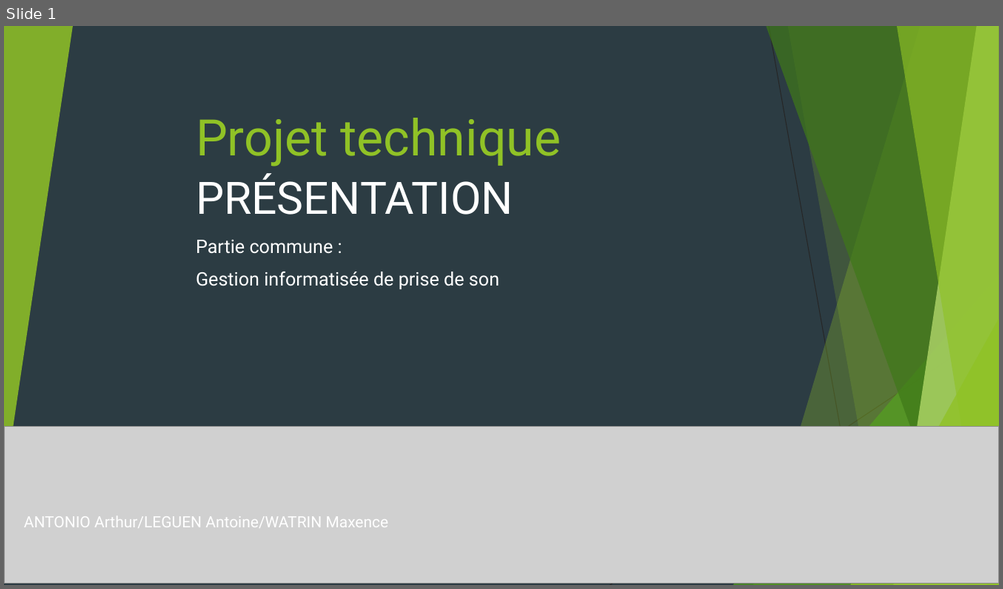
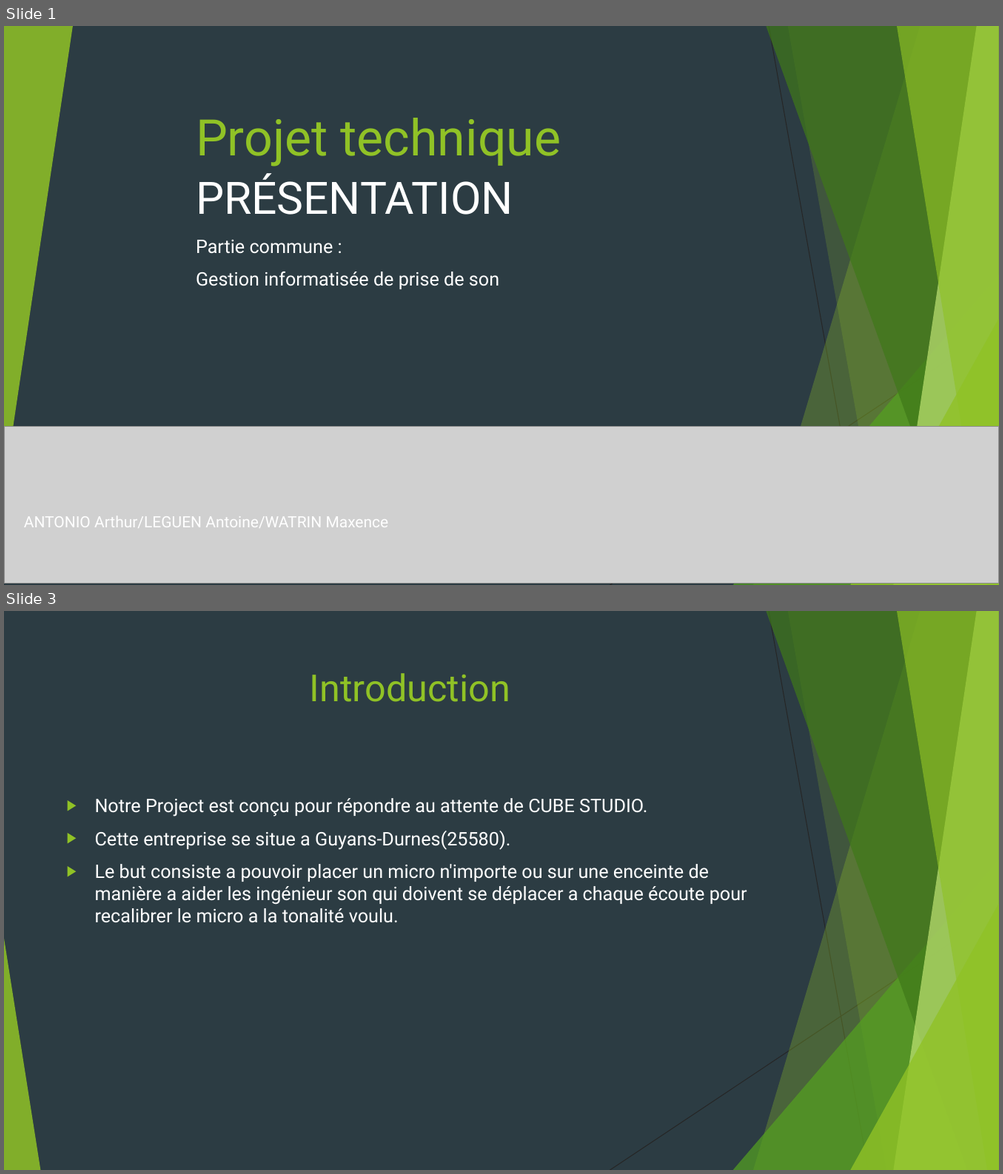
Before and after one commit to MAXENCEWATRIN/GitHub, a slide deck: A trier/Présentation Projet technique.pptx. Shown one above the other, each under a label of ours: slide 1 before the commit, slides 1 and 3 after it; the slides between them are not shown. The pictures are 1003x589 and 1003x1174 pixels, drawn with LibreOffice and Linux fonts; fonts in the diff are those of the drawing; grey boxes stand for pictures. Boxes give left, top, right and bottom in pixels: in the first picture for what was removed or moved away, otherwise in the second. Text is boxed around its words. In the diff, an @@ line names an element or a change of style, - is before the commit and + after.

```diff
--- a/A trier/Présentation Projet technique.pptx
+++ b/A trier/Présentation Projet technique.pptx
@@ slide 3 added at [4, 611, 999, 1170], background #2C3C43; not listed: 9 template elements that a slide beside it also shows @@
@@ title added at [310, 673, 510, 702], 36 pt, text #90C226 @@
+Introduction
@@ text added at [95, 798, 747, 923], 18 pt, text #FFFFFF @@
+▶ Notre Project est conçu pour répondre au attente de CUBE STUDIO.
+▶ Cette entreprise se situe a Guyans-Durnes(25580).
+▶ Le but consiste a pouvoir placer un micro n'importe ou sur une enceinte de manière a aider les ingénieur son qui doivent se déplacer a chaque écoute pour recalibrer le micro a la tonalité voulu.
@@ triangle added at [4, 939, 40, 1170], fill #90C226 at 85% opacity @@
```
Also in this commit, not shown: 5 other slides added, 1 other file.
